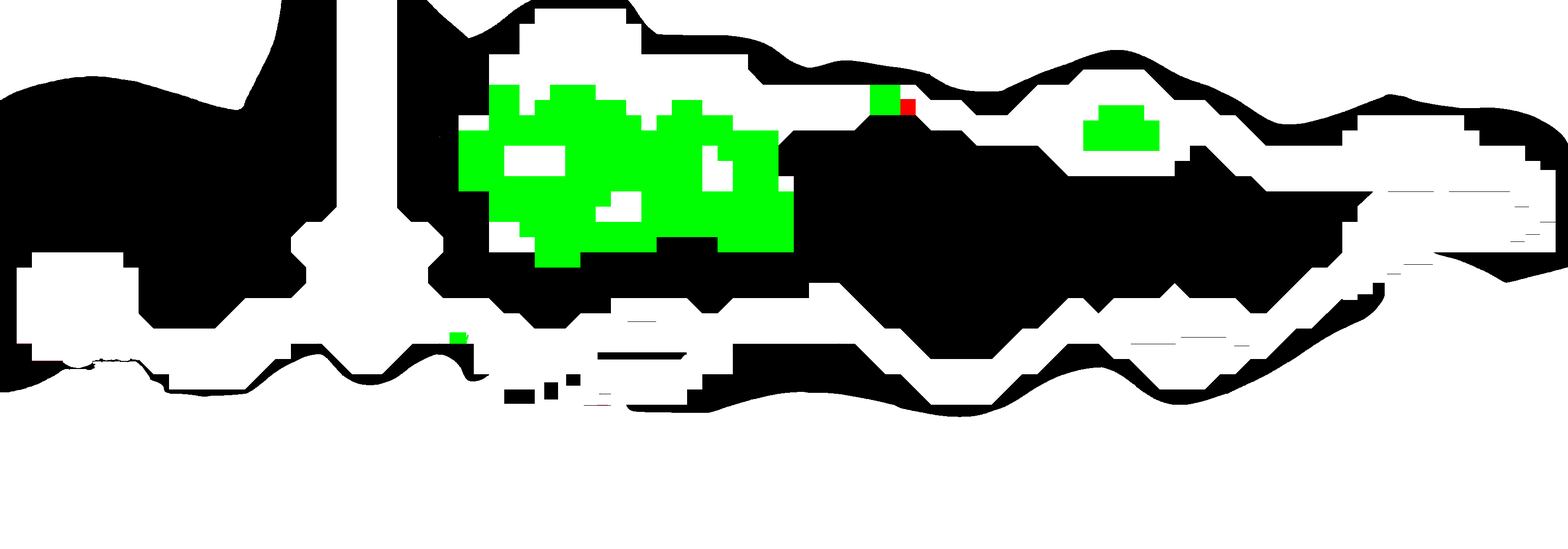
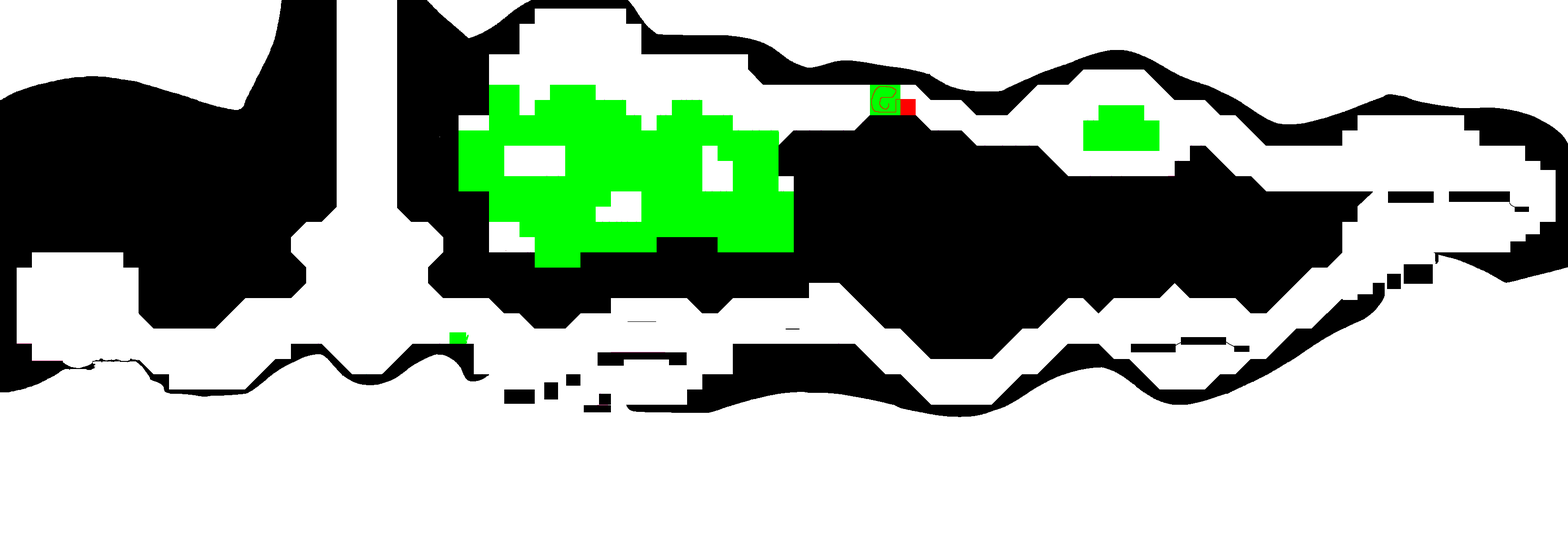
Revision of a layered 1568px x 549px image; what changed, layer by layer:
painted on "Calque 1" over <box>366,86,1556,413</box>
